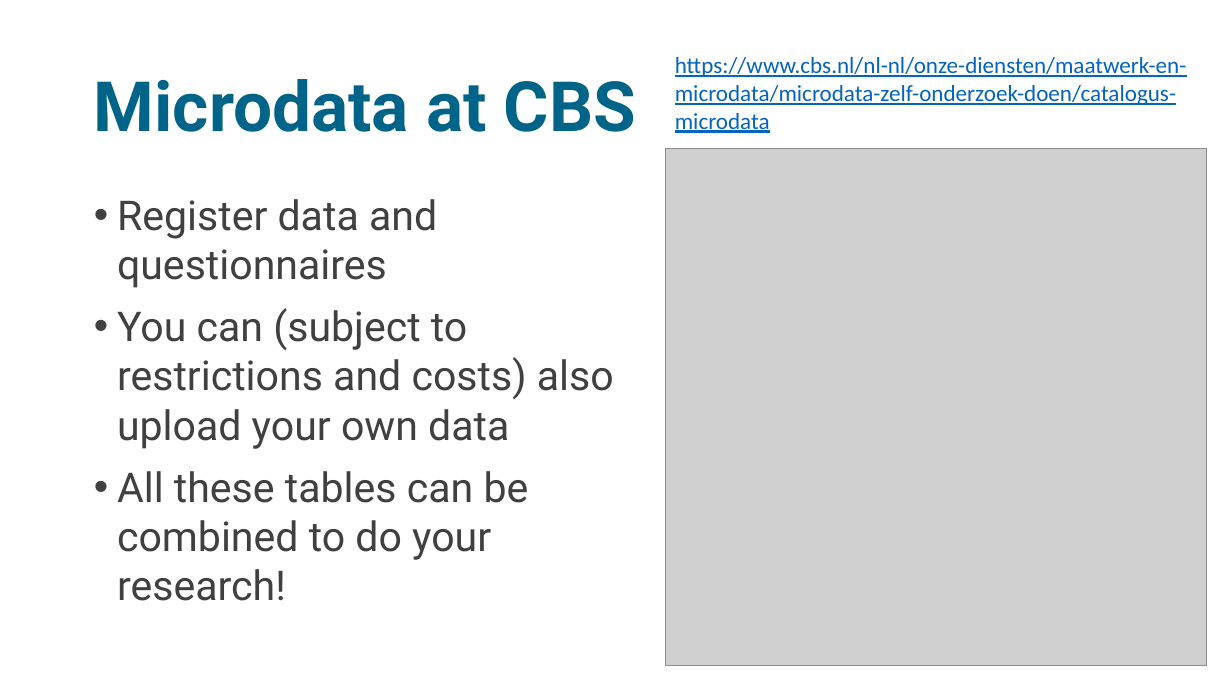
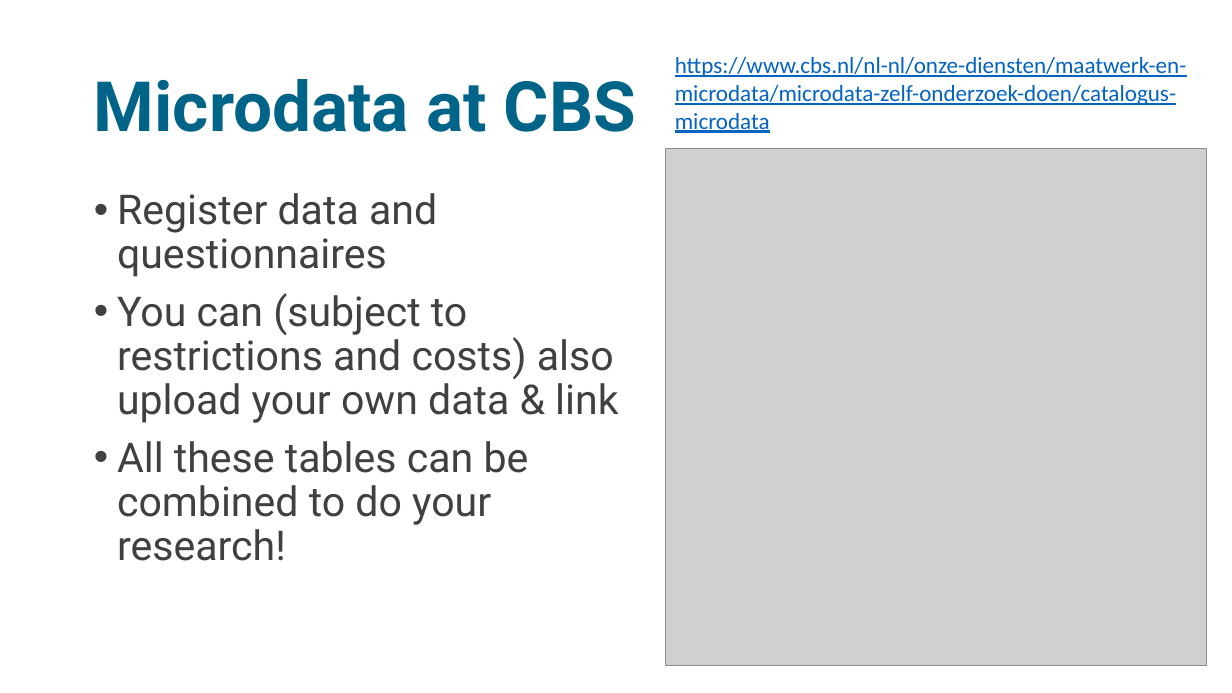
Before and after one commit to sodascience/workshop_efficient_microdata, a slide deck: slide 6 of efficient_microdata.pptx (slide 5 before the commit). Drawn at 1232x693 pixels with LibreOffice and Linux fonts; fonts in the diff are those of the drawing; grey boxes stand for pictures. Boxes give left, top, right and bottom in pixels: in the first picture for what was removed or moved away, otherwise in the second. Text is boxed around its words. In the diff, an @@ line names an element or a change of style, - is before the commit and + after.

```diff
--- a/efficient_microdata.pptx
+++ b/efficient_microdata.pptx
@@ text at <box>117,193,529,561</box>: line spacing 1 to 0.9 @@
@@ text at <box>117,293,618,423</box>: text changed @@
-• You can (subject to restrictions and costs) also upload your own data
+• You can (subject to restrictions and costs) also upload your own data & link
```
Also in this commit, not shown: 10 other slides changed, 8 slides added, 10 slides removed, 4 other files.
